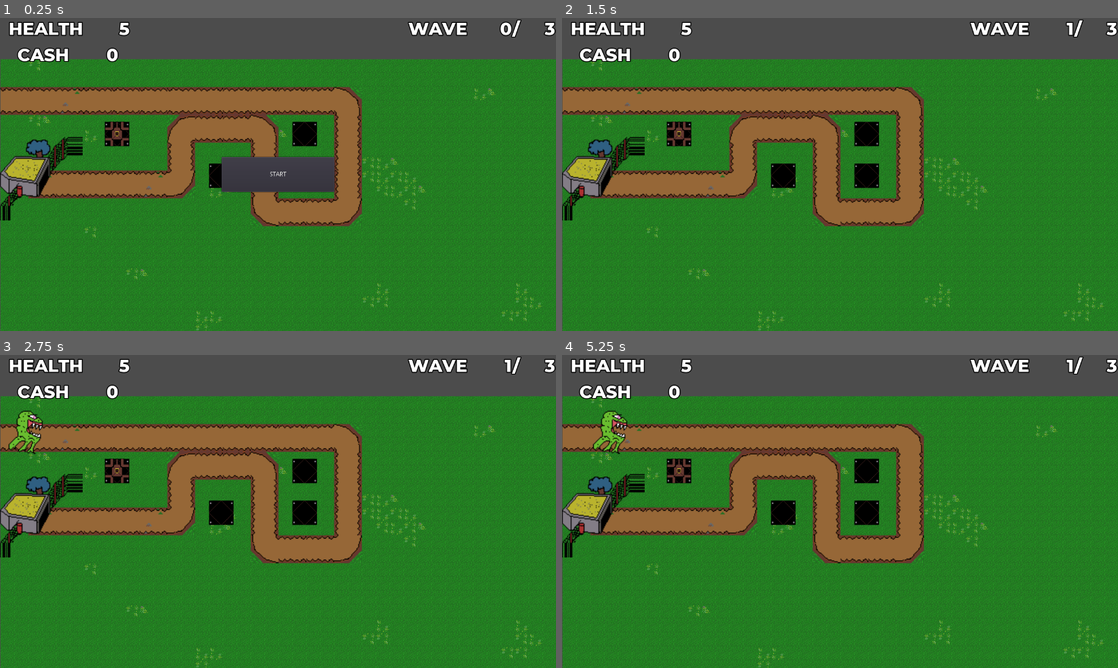
Above: before the commit, frames 1-4 (two rows, left to right).
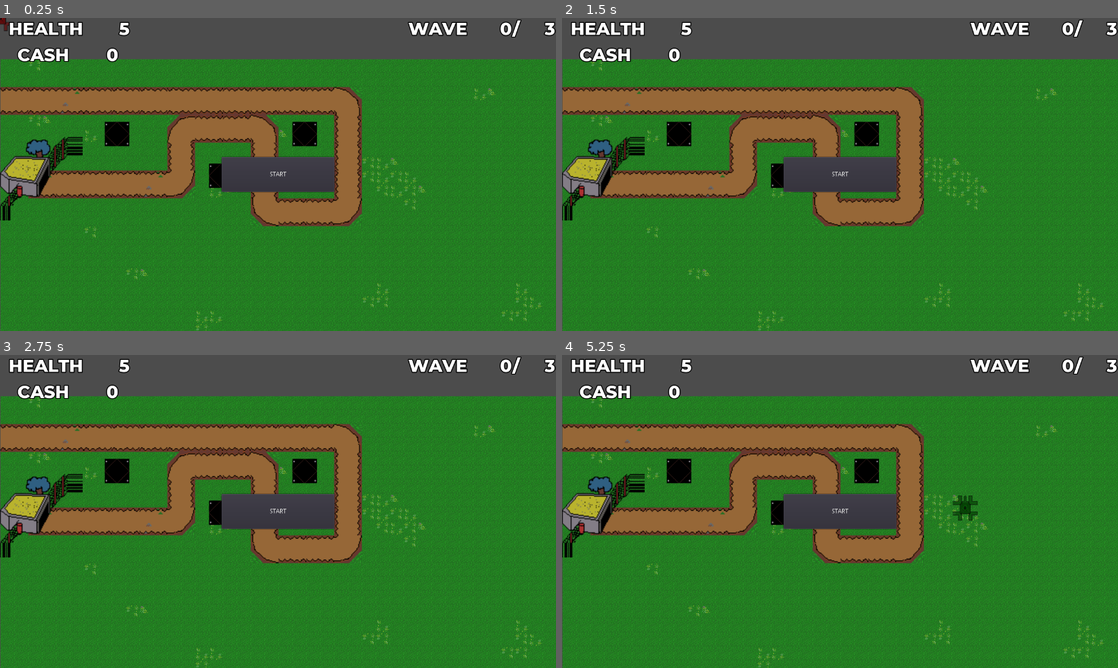
Above: after the commit, the same moments.

Repository: LeopardMerkava/Orbital-Project
Game: Godot game, scene res://Level/Trial_level.tscn
The game is run twice, just before and just after one commit, with the same random seed, the same clock (stepped at 60 frames per second) and the same inputs. The project has no main scene, so this scene is started directly.
Inputs (mouse positions are in pixels of both pictures, inside the frame that each line leads up to):
- Up to frame 1 (0.25 s): no input
- Up to frame 2 (1.5 s): click (778, 177) at 0.52 s; click "START" at 1.25 s
- Up to frame 3 (2.75 s): click (278, 511) at 2 s, where only the run after the commit has a clickable "START"
- Up to frame 4 (5.25 s): click (778, 514) at 2.77 s; click (840, 511) at 3.5 s, where only the run after the commit has a clickable "START"; click (778, 514) at 4.27 s; move the mouse to (962, 495) at 5.02 s

The runs differ from the first frame. In frame 1, 0.2% of the frame differs, in the area x 0-24%, y 0-41%; in frame 2, 2.6%; in frame 3, 3.1%; in frame 4, 3.3%, in the area x 5-93%, y 1-56%.
Error after the commit: Invalid call. Nonexistent function 'instance' in base 'Array'. (res://Level/Level0.gd:54)

Commit message:
Tower Placement v1

Diff:
--- a/Level/Level0.gd
+++ b/Level/Level0.gd
@@ -1,6 +1,7 @@
 extends Node2D
 
 var enemyList = [load("res://Enemies/Grunt.tscn")]
+var tower = [load("res://Towers/BasicTower.tscn")]
 var enemyAmount = [[1], [2], [3]]
 var enemyindex = 0
 var enemycount = 0
@@ -10,6 +11,8 @@
 export var healthrem = 5
 var doneSpawning = false
 var cash = 0
+var building = false
+var instance
 
 func _ready():
 	waveCount = 0
@@ -46,9 +49,18 @@
 	waveCount = 1
 	$HUD.update_wave(waveCount)
 
+func _on_TextureButton_pressed():
+	if !building:
+		instance = tower.instance()
+		add_child(instance)
+		building = true
+
 func _process(_delta):
 	if healthrem < 1:
 		stop()
+
+func tower_built():
+	building = false
 
 func stop():
 	$WaveTimer.stop()
--- a/Level/Trial_level.tscn
+++ b/Level/Trial_level.tscn
@@ -10,12 +10,16 @@
 "points": PoolVector2Array( 0, 0, 0, 0, -85.1452, -19.3512, 0, 0, 0, 0, 313.489, -19.3512, 0, 0, 0, 0, 503.13, 119.977, …(182 unchanged characters)…
 }
 
-[node name="Node2D" type="Node2D"]
+[node name="Game" type="Node2D"]
 position = Vector2( 0.257568, 0 )
 script = ExtResource( 2 )
 __meta__ = {
 "_edit_horizontal_guides_": [ -136.0 ]
 }
+
+[node name="Map" parent="." instance=ExtResource( 4 )]
+position = Vector2( 0.516068, 94.5127 )
+scale = Vector2( 1, 1 )
 
 [node name="Path2D" type="Path2D" parent="." groups=[
 "Enemies",
@@ -23,10 +27,6 @@
 position = Vector2( 223.742, 216 )
 scale = Vector2( 2.06706, 2.06706 )
 curve = SubResource( 1 )
-
-[node name="Map" parent="Path2D" instance=ExtResource( 4 )]
-position = Vector2( -107.992, -58.773 )
-scale = Vector2( 0.483779, 0.483779 )
 
 [node name="WaveTimer" type="Timer" parent="."]
 wait_time = 10.0
@@ -36,6 +36,15 @@
 
 [node name="HUD" parent="." instance=ExtResource( 1 )]
 
+[node name="TextureButton" type="TextureButton" parent="HUD"]
+margin_left = 3.15704
+margin_top = 97.8681
+margin_right = 987.157
+margin_bottom = 634.868
+__meta__ = {
+"_edit_use_anchors_": false
+}
+
 [node name="Tower" parent="." instance=ExtResource( 3 )]
 position = Vector2( 269.188, 266.59 )
 scale = Vector2( 0.75, 0.75 )
@@ -43,3 +52,4 @@
 [connection signal="timeout" from="WaveTimer" to="." method="_on_WaveTimer_timeout"]
 [connection signal="timeout" from="SpawnTimer" to="." method="_on_SpawnTimer_timeout"]
 [connection signal="start" from="HUD" to="." method="_on_HUD_start"]
+[connection signal="pressed" from="HUD/TextureButton" to="." method="_on_TextureButton_pressed"]
--- a/Towers/Towers.gd
+++ b/Towers/Towers.gd
@@ -1,7 +1,7 @@
 extends Area2D
 
 # Tower Building Variables
-var building = false
+var building = true
 var can_build = false
 var colliding = false
 var cell_position
@@ -9,6 +9,7 @@
 var cell_id
 var tilemap
 var current_tile
+var instance
 
 # Tower tracking and attacking variables
 var enemy_array = []
@@ -17,7 +18,8 @@
 var projectile = load("res://Projectile/NormalProjectile.tscn")
 
 func _ready():
-	pass # Replace with function body.
+	tilemap = get_parent().get_node("Map/Base Spots")
+	cell_size = tilemap.cell_size
 
 func _on_Tower_Range_area_entered(area):
 	if area.is_in_group("Enemies"):
@@ -25,12 +27,12 @@
 
 
 
-func _on_Tower_Range_area_exited(area):
-	if area.is_in_group("Enemies"):
-		enemy_array.erase(area.get_parent())
-		if area.get_parent() == current_target.get_ref():
-			current_target = null
-			$Fire.stop()
+#func _on_Tower_Range_area_exited(area):
+#	if area.is_in_group("Enemies"):
+#		enemy_array.erase(area.get_parent())
+#		if area.get_parent() == current_target.get_ref():
+#			current_target = null
+#			$Fire.stop()
 
 
 # This method tracks where the players mouse will be going in the map UI.
@@ -38,37 +40,34 @@
 
 
 
-#func _mouse_tracker():
-#	position = get_global_mouse_position()
-#	cell_position = Vector2(floor(position.x / cell_size.x), floor(position.y / cell_size.y))
-#	cell_id = tilemap.get_cellv(cell_position)
-#	if cell_id != -1 && !colliding:
-#		current_tile = tilemap.tile_set.tile_get_name(cell_id)
-#		if current_tile == "tower_base":
-#			can_build = true
-#			position = Vector2(cell_position.x * cell_size.x + cell_size.x / 2,
-#								cell_position.y * cell_size.y + cell_size.y / 2)
-#	else:
-#		can_build = false
-
-
+func _mouse_tracker():
+	position = get_global_mouse_position()
+	cell_position = Vector2(floor(position.x / cell_size.x), floor(position.y / cell_size.y))
+	cell_id = tilemap.get_cellv(cell_position)
+	if cell_id != -1 && !colliding:
+		current_tile = tilemap.tile_set.tile_get_name(cell_id)
+		if current_tile == "tower_base":
+			can_build = true
+			position = Vector2(cell_position.x * cell_size.x + cell_size.x / 2,
+								cell_position.y * cell_size.y + cell_size.y / 2)
+	else:
+		can_build = false
 
 
 func _physics_process(delta):
 	if building:
-		pass
-#		_mouse_tracker()
-#		if can_build:
-#			$"Tower Base".modulate = Color(0.0, 1.0, 0.0, 0.6)
-#			$"Tower Turret".modulate = Color(0.0, 1.0, 0.0, 0.6)
-#		else:
-#			$"Tower Base".modulate = Color(1.0, 0.0, 0.0, 0.6)
-#			$"Tower Turret".modulate = Color(1.0, 0.0, 0.0, 0.6)
-#		if Input.is_action_just_pressed("click") and can_build:
-#			building = false
-#			get_parent().tower.built()
-#			$"Tower Base".modulate = Color(1.0, 1.0, 1.0, 1.0)
-#			$"Tower Turret".modulate = Color(1.0, 1.0, 1.0, 1.0)
+		_mouse_tracker()
+		if can_build:
+			$"Tower Base".modulate = Color(0.0, 1.0, 0.0, 0.6)
+			$"Tower Turret".modulate = Color(0.0, 1.0, 0.0, 0.6)
+		else:
+			$"Tower Base".modulate = Color(1.0, 0.0, 0.0, 0.6)
+			$"Tower Turret".modulate = Color(1.0, 0.0, 0.0, 0.6)
+		if Input.is_action_just_pressed("click") and can_build:
+			building = false
+			get_parent().tower_built()
+			$"Tower Base".modulate = Color(1.0, 1.0, 1.0, 1.0)
+			$"Tower Turret".modulate = Color(1.0, 1.0, 1.0, 1.0)
 	else:
 		if enemy_array.size() == 0:
 			pass
Not shown: 2 places in MapAlpha.tscn that only renumber resources
